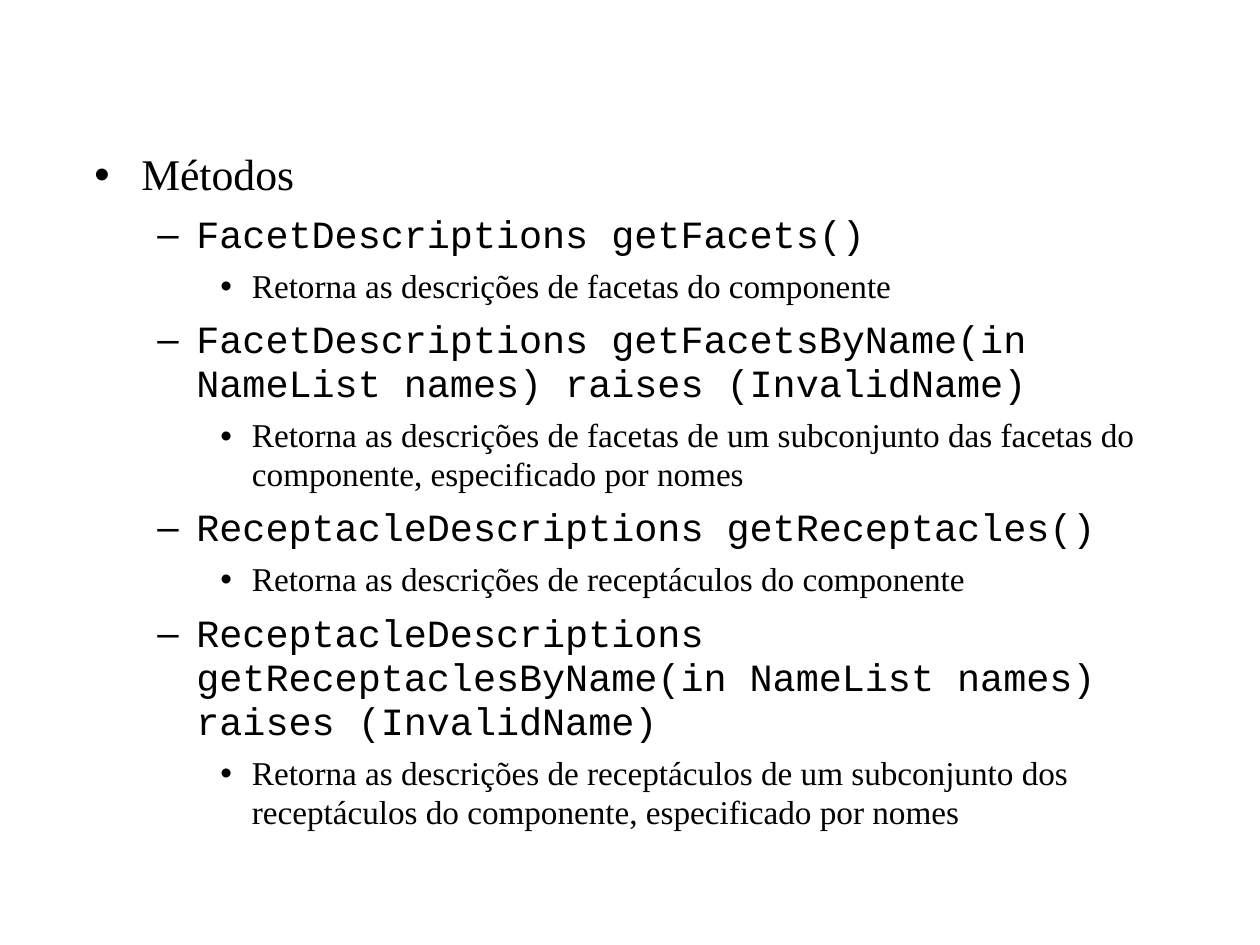
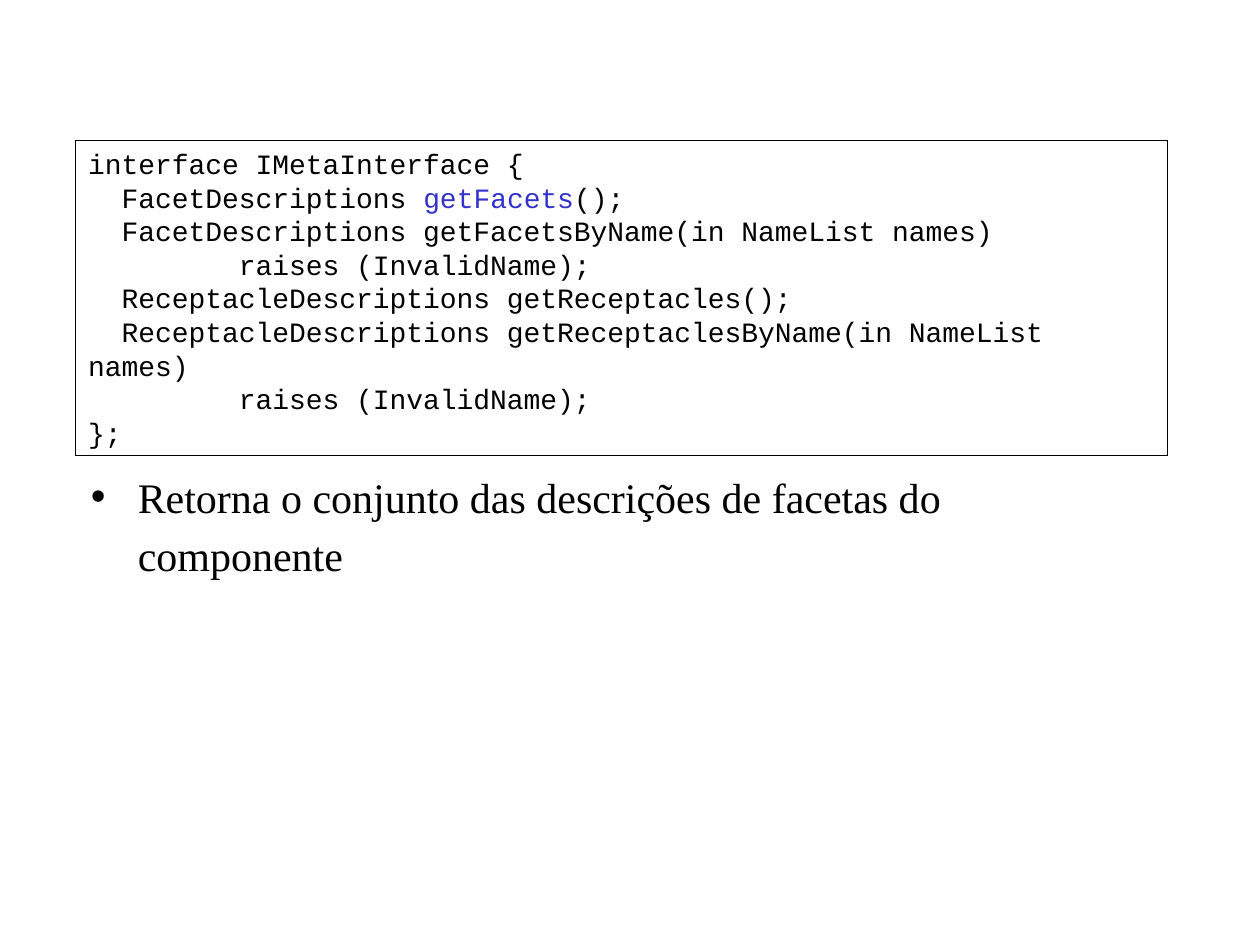
Before and after one commit to amadeubarbosa/openbus-core, a slide deck: slide 31 of docs/cursos/developer/7.SCS.ppt (slide 17 before the commit). Drawn at 1260x945 pixels with LibreOffice and Linux fonts; fonts in the diff are those of the drawing; background and template pictures are left out. Boxes give left, top, right and bottom in pixels: in the first picture for what was removed or moved away, otherwise in the second. Text is boxed around its words. In the diff, an @@ line names an element or a change of style, - is before the commit and + after.

```diff
--- a/docs/cursos/developer/7.SCS.ppt
+++ b/docs/cursos/developer/7.SCS.ppt
@@ rectangle added at bbox=[76, 140, 1168, 455], outline #000000 0.74 pt, 16 pt, text #000000 @@
+interface IMetaInterface {
+FacetDescriptions getFacets();
+FacetDescriptions getFacetsByName(in NameList names)
+raises (InvalidName);
+ReceptacleDescriptions getReceptacles();
+ReceptacleDescriptions getReceptaclesByName(in NameList names)
+raises (InvalidName);
+};
@@ text removed at bbox=[141, 159, 1134, 830] @@
-• Métodos
-  – FacetDescriptions getFacets()
-    • Retorna as descrições de facetas do componente
-  – FacetDescriptions getFacetsByName(in NameList names) raises (InvalidName)
-    • Retorna as descrições de facetas de um subconjunto das facetas do componente, especificado por nomes
-  – ReceptacleDescriptions getReceptacles()
-    • Retorna as descrições de receptáculos do componente
-  – ReceptacleDescriptions getReceptaclesByName(in NameList names) raises (InvalidName)
-    • Retorna as descrições de receptáculos de um subconjunto dos receptáculos do componente, especificado por nomes
@@ text added at bbox=[138, 483, 941, 580], 24 pt, text #000000 @@
+• Retorna o conjunto das descrições de facetas do componente
```
Also in this commit, not shown: 9 other slides changed, 17 slides added, 2 slides removed, 36 other files.
